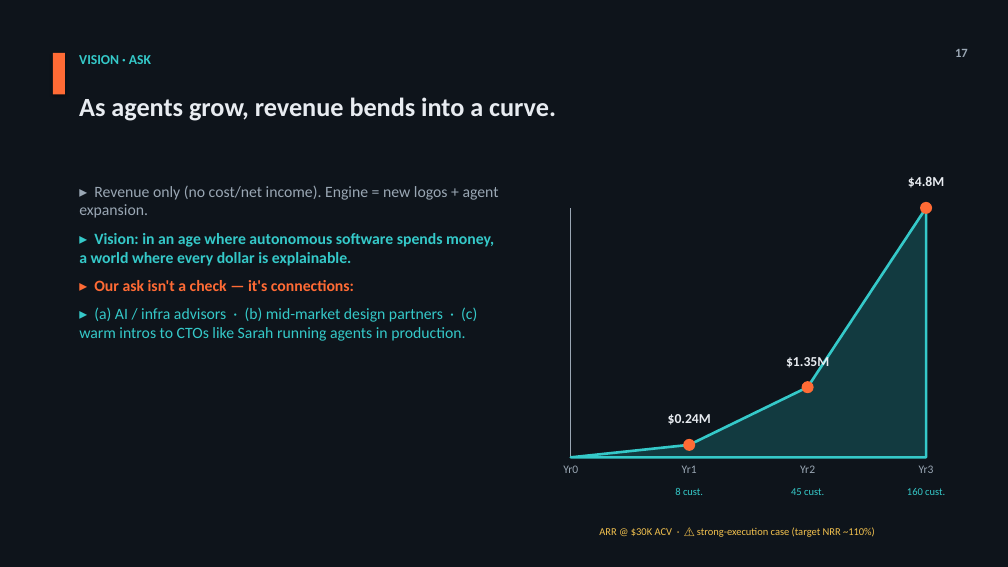
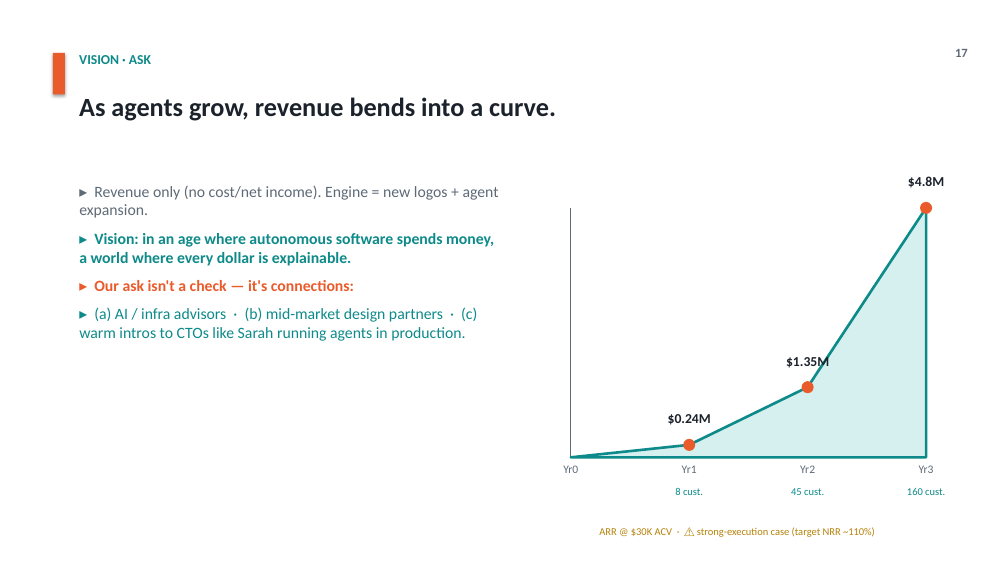
Before and after one commit to jmormalik/WTIA_AI_Cost_Gov, a slide deck: slide 17 of deliverables/Pitch_Deck_VersionB_Hero-Hybrid_EN.pptx. Drawn at 1008x567 pixels with LibreOffice and Linux fonts; fonts in the diff are those of the drawing. Boxes give left, top, right and bottom in pixels: in the first picture for what was removed or moved away, otherwise in the second. Text is boxed around its words. In the diff, an @@ line names an element or a change of style, - is before the commit and + after.

```diff
--- a/deliverables/Pitch_Deck_VersionB_Hero-Hybrid_EN.pptx
+++ b/deliverables/Pitch_Deck_VersionB_Hero-Hybrid_EN.pptx
@@ background #0E141B to #FFFFFF @@
@@ text "▸ Revenue only (no cost/net ..." at [79,186,499,341]: text colour #9AA7B4 to #5E6A76 in "▸ Revenue only (no cost/net income). Engine ..."; text colour #35C9C9 to #0E8A8A in "▸ Vision: in an age where autonomous ...", "▸ (a) AI / infra advisors · ..."; text colour #FF6B35 to #EA5B2B in "▸ Our ask isn't a check — ..." @@
@@ text colour #E8ECF1 to #1B222B in 4 elements at [79,97,556,121], [668,414,711,425], [786,354,829,370], [908,176,944,188] @@
@@ elbow line (571, 208) - (571, 457): stroke #9AA7B4 1 pt to #5E6A76 1 pt @@
@@ freeform shape at [571,208,926,457]: fill #123A40 to #D6EFEF; outline #35C9C9 2.5 pt to #0E8A8A 2.5 pt @@
@@ fill #FF6B35 to #EA5B2B in 4 elements at [53,53,65,95], [684,439,696,451], [802,381,814,393], [920,202,932,214] @@
@@ elbow line (571, 457) - (926, 457): stroke #9AA7B4 1 pt to #5E6A76 1 pt @@
@@ text colour #9AA7B4 to #5E6A76 in 5 elements at [955,49,968,57], [563,465,578,473], [682,465,697,473], [800,465,815,473], [919,465,934,473] @@
@@ text colour #35C9C9 to #0E8A8A in 4 elements at [79,55,151,64], [675,488,703,495], [791,488,824,495], [907,488,945,495] @@
@@ text "ARR @ $30K ACV · ..." at [599,527,875,537]: text colour #F2C14E to #B5820A @@
```
Also in this commit, not shown: 16 other slides changed, 2 other files.
